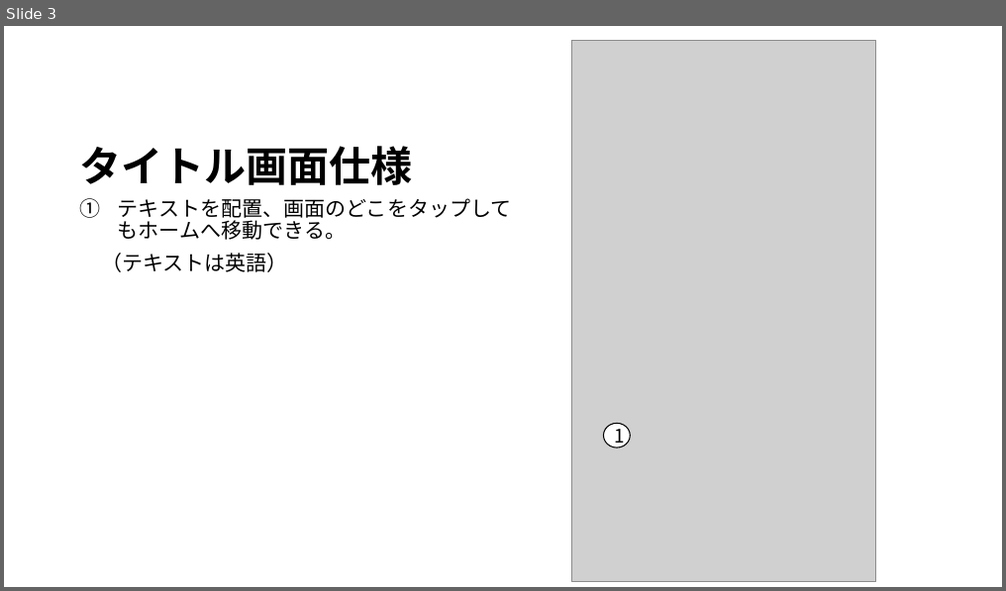
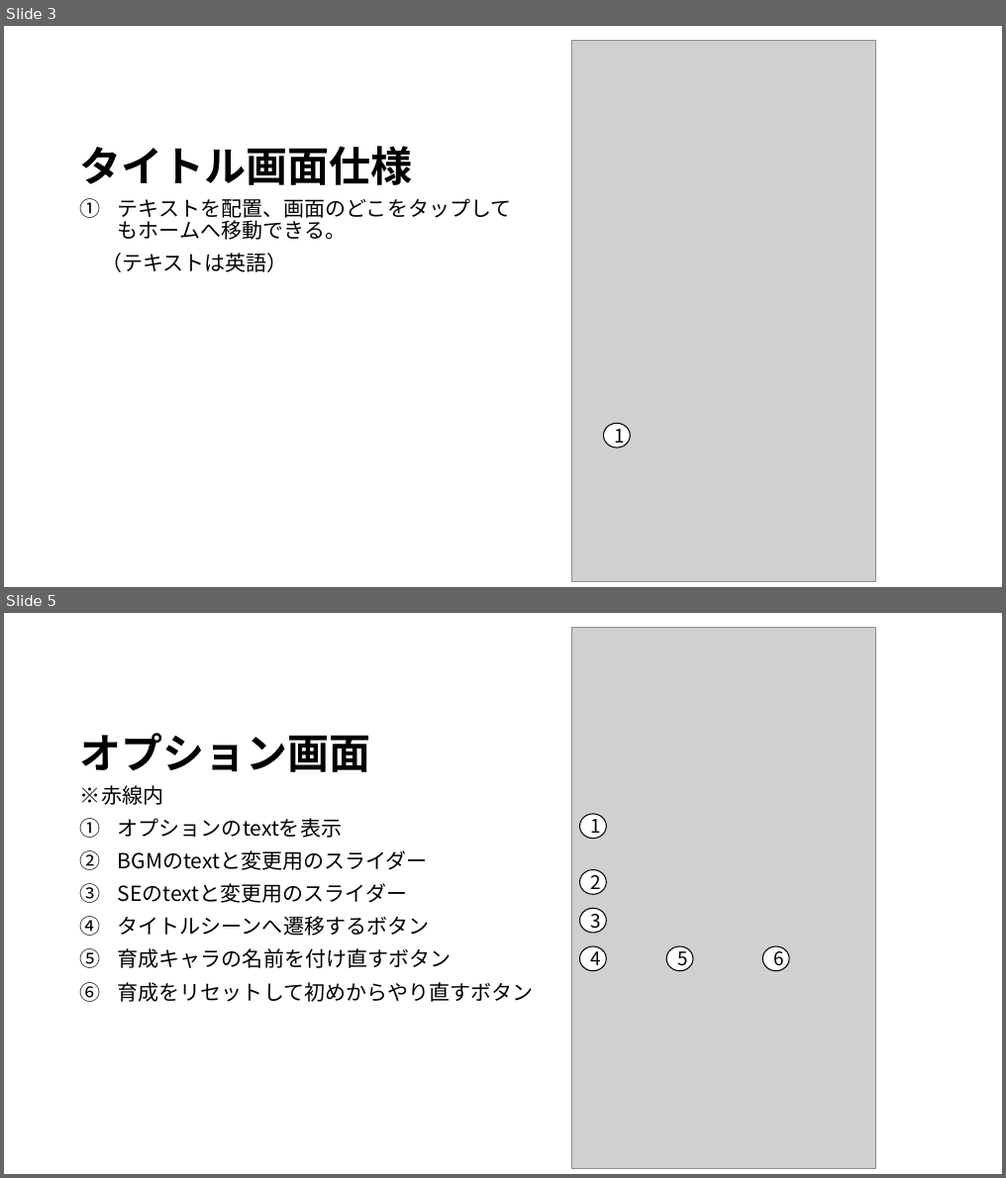
Before and after one commit to JJC-Game/StarChildren, a slide deck: Etc/仕様書/siyousho.pptx. Shown one above the other, each under a label of ours: slide 3 before the commit, slides 3 and 5 after it; the slides between them are not shown. The pictures are 1006x591 and 1006x1178 pixels, drawn with LibreOffice and Linux fonts; fonts in the diff are those of the drawing; grey boxes stand for pictures. Boxes give left, top, right and bottom in pixels: in the first picture for what was removed or moved away, otherwise in the second. Text is boxed around its words. In the diff, an @@ line names an element or a change of style, - is before the commit and + after.

```diff
--- a/Etc/仕様書/siyousho.pptx
+++ b/Etc/仕様書/siyousho.pptx
@@ slide 5 added at [4,613,1002,1174], background #FFFFFF @@
@@ picture added at [571,627,876,1169] @@
@@ title added at [80,733,371,772], 40 pt, text #000000, bold @@
+オプション画面
@@ text added at [80,785,534,1002], 20 pt, text #000000 @@
+※赤線内
+1. オプションのtextを表示
+2. BGMのtextと変更用のスライダー
+3. SEのtextと変更用のスライダー
+4. タイトルシーンへ遷移するボタン
+5. 育成キャラの名前を付け直すボタン
+6. 育成をリセットして初めからやり直すボタン
@@ ellipse added at [580,814,606,839], fill #FFFFFF, outline #000000 1 pt, 18 pt, text #000000 @@
+1
@@ ellipse added at [580,869,606,894], fill #FFFFFF, outline #000000 1 pt, 18 pt, text #000000 @@
+2
@@ ellipse added at [580,909,606,934], fill #FFFFFF, outline #000000 1 pt, 18 pt, text #000000 @@
+3
@@ ellipse added at [580,947,606,971], fill #FFFFFF, outline #000000 1 pt, 18 pt, text #000000 @@
+4
@@ ellipse added at [666,947,693,971], fill #FFFFFF, outline #000000 1 pt, 18 pt, text #000000 @@
+5
@@ ellipse added at [763,947,789,971], fill #FFFFFF, outline #000000 1 pt, 18 pt, text #000000 @@
+6
```
Also in this commit, not shown: 4 slides changed, 1 other slide added.
